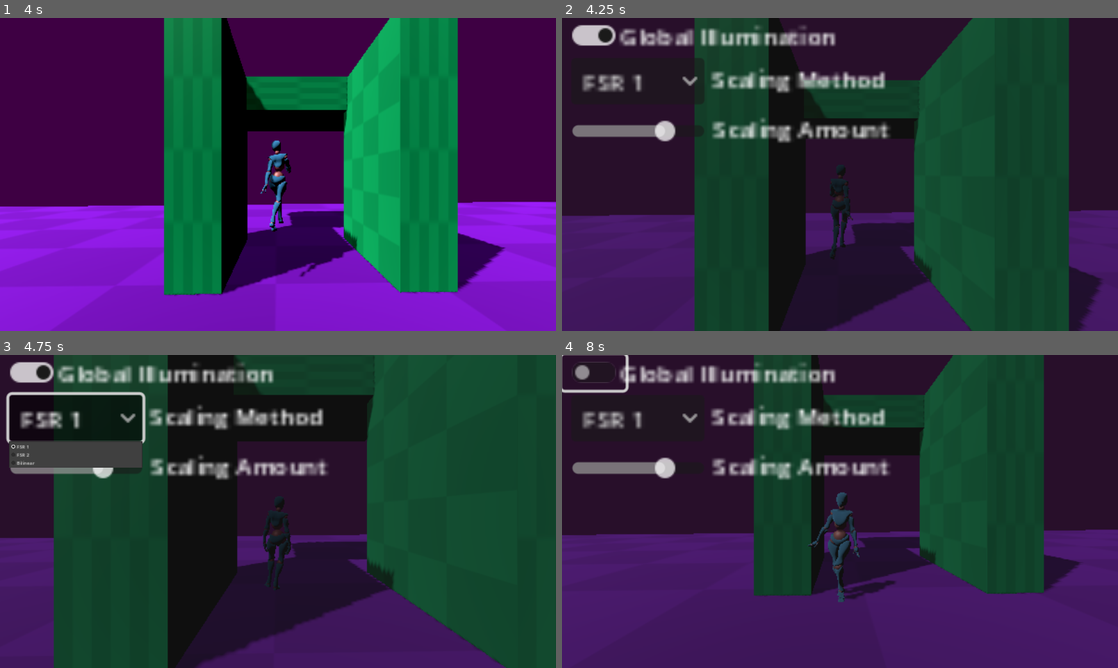
Above: before the commit, frames 1-4 (two rows, left to right).
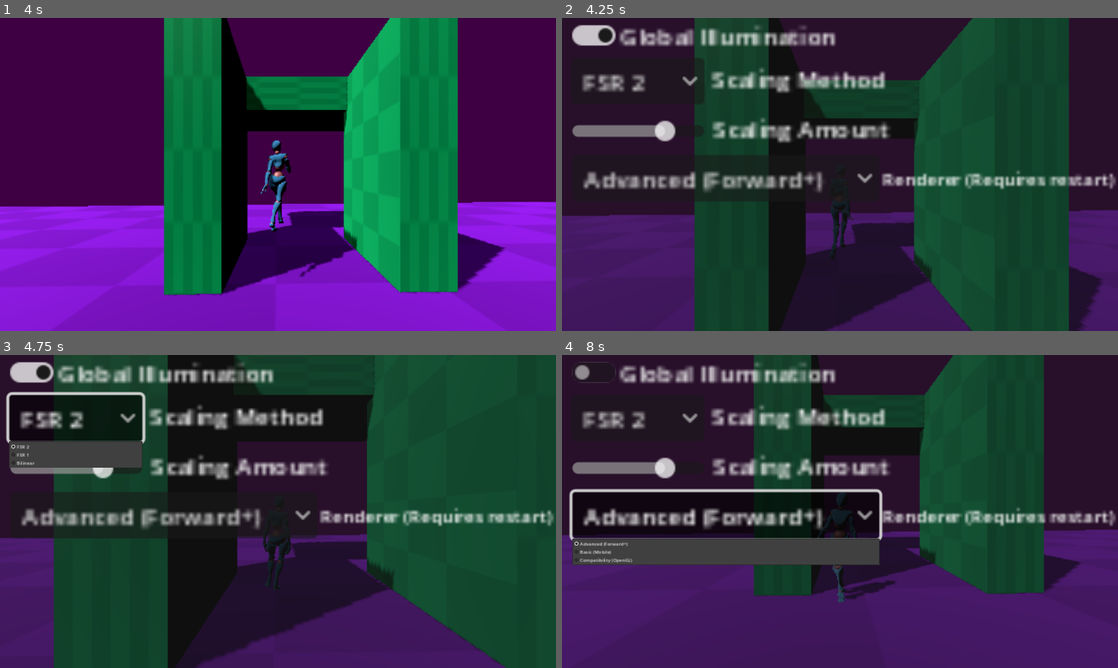
Above: after the commit, the same moments.

Repository: issacdowling/fmp-platformer
Game: Godot game, scene res://levels/Test/test_level_direct_rotation.tscn
Two runs of this game, one before a commit and one after it. Both use one fixed random seed, a clock stepped at 60 frames per second and the inputs below.
Inputs (mouse positions are in pixels of both pictures, inside the frame that each line leads up to):
- Up to frame 1 (4 s): tap Enter (ui_accept) at 0.5 s; move the mouse to (305, 174) at 0.52 s; hold W (forwards) from 0.53 s (still down); tap E (interact) at 0.6, 2.1, 3.6 s; tap Space (jump) at 0.77, 1.52, 3.02, 3.77 s; move the mouse to (250, 174) at 1.27 s; tap F at 1.35, 2.85 s; move the mouse to (289, 168) at 2.02 s; move the mouse to (272, 180) at 2.77 s; move the mouse to (316, 177) at 3.52 s
- Up to frame 2 (4.25 s): keep holding W (forwards); tap Escape (pause) at 4.15 s
- Up to frame 3 (4.75 s): release W (forwards) at 4.25 s; click "FSR 1" (after the commit: "FSR 2") at 4.25 s
- Up to frame 4 (8 s): click (723, 514) at 5 s, where only the run after the commit has a clickable "Advanced (Forward+)"; click "Global Illumination" at 5.75 s; tap Enter (ui_accept) at 6.5 s; move the mouse to (673, 464) at 6.52 s; hold A (left) 6.53-7.28 s; tap F at 6.6 s; tap Space (jump) at 6.77 s; move the mouse to (867, 511) at 7.27 s; hold S (backwards) from 7.28 s (still down); tap E (interact) at 7.35 s; click (867, 511) at 7.42 s

Frame 1 is identical in both runs. In frame 2, 3.4% of the frame differs, in the area x 3-100%, y 18-59%; in frame 3, 4.2%; in frame 4, 15%, in the area x 0-100%, y 0-68%.

Commit message:
Add ability to switch renderer (OpenGL or Vulkan Desktop/Mobile), fix swapped FSR1/2 menu options

Diff:
--- a/globals/menu/pause.gd
+++ b/globals/menu/pause.gd
@@ -1,20 +1,26 @@
 extends Control
 
-const GLOBAL_ILLUMINATION = "global_illumination"
-const SCALING_METHOD = "scaling_method"
-const SCALING_AMOUNT = "scaling_amount"
+const GLOBAL_ILLUMINATION: String = "global_illumination"
+const SCALING_METHOD: String = "scaling_method"
+const SCALING_AMOUNT: String = "scaling_amount"
+const RENDERER: String = "renderer"
 
-const SCALING_METHODS_FSR1 = "FSR 2"
-const SCALING_METHODS_FSR2 = "FSR 1"
-const SCALING_METHODS_BILINEAR = "Bilinear"
+const SCALING_METHODS_FSR2: String = "FSR 2"
+const SCALING_METHODS_FSR1: String = "FSR 1"
+const SCALING_METHODS_BILINEAR: String = "Bilinear"
+
+const RENDERER_ADVANCED: String = "Advanced (Forward+)"
+const RENDERER_BASIC: String = "Basic (Mobile)"
+const RENDERER_COMPATIBILITY: String = "Compatibility (OpenGL)"
 
 signal setting_changed
 
-@onready var SettingSetter: Node = $SettingSetter
+@onready var SettingSetter: Node = %SettingSetter
 
-@onready var GlobalIlluminationToggle: CheckButton = $GlobalIlluminationToggle
-@onready var ScalingOptionsDropdown: OptionButton = $ScalingOptions
-@onready var ScalingAmountSlider: HSlider = $ScalingAmount
+@onready var GlobalIlluminationToggle: CheckButton = %GlobalIlluminationToggle
+@onready var ScalingOptionsDropdown: OptionButton = %ScalingOptions
+@onready var ScalingAmountSlider: HSlider = %ScalingAmount
+@onready var RendererOptionsDropdown: OptionButton = %RendererOptions
 
 # Called when the node enters the scene tree for the first time.
 func _ready() -> void:
@@ -23,11 +29,17 @@
 	GlobalIlluminationToggle.toggled.connect(_on_global_illumination_toggle_toggled)
 	ScalingOptionsDropdown.item_selected.connect(_on_scaling_options_item_selected)
 	ScalingAmountSlider.value_changed.connect(_on_scaling_amount_value_changed)
+	RendererOptionsDropdown.item_selected.connect(_on_renderer_options_item_selected)
 
 	# Add all scaling options
 	ScalingOptionsDropdown.add_item(SCALING_METHODS_FSR2)
 	ScalingOptionsDropdown.add_item(SCALING_METHODS_FSR1)
 	ScalingOptionsDropdown.add_item(SCALING_METHODS_BILINEAR)
+
+	# Add all rendering options
+	RendererOptionsDropdown.add_item(RENDERER_ADVANCED)
+	RendererOptionsDropdown.add_item(RENDERER_BASIC)
+	RendererOptionsDropdown.add_item(RENDERER_COMPATIBILITY)
 
 # Called every frame. 'delta' is the elapsed time since the previous frame.
 func _process(_delta: float) -> void:
@@ -46,3 +58,6 @@
 
 func _on_scaling_amount_value_changed(value: float) -> void:
 	setting_changed.emit(SCALING_AMOUNT, value)
+
+func _on_renderer_options_item_selected(index: int) -> void:
+	setting_changed.emit(RENDERER, RendererOptionsDropdown.get_item_text(index))
--- a/globals/menu/pause.tscn
+++ b/globals/menu/pause.tscn
@@ -44,6 +44,7 @@
 grow_vertical = 2
 
 [node name="GlobalIlluminationToggle" type="CheckButton" parent="."]
+unique_name_in_owner = true
 z_index = 1
 z_as_relative = false
 layout_mode = 1
@@ -60,6 +61,7 @@
 text = "Global Illumination"
 
 [node name="ScalingOptions" type="OptionButton" parent="."]
+unique_name_in_owner = true
 layout_mode = 1
 offset_left = 32.0
 offset_top = 138.0
@@ -76,6 +78,7 @@
 text = "Scaling Method"
 
 [node name="ScalingAmount" type="HSlider" parent="."]
+unique_name_in_owner = true
 layout_mode = 1
 offset_left = 36.0
 offset_top = 310.0
@@ -94,4 +97,23 @@
 text = "Scaling Amount"
 
 [node name="SettingSetter" type="Node" parent="."]
+unique_name_in_owner = true
 script = ExtResource("2_eyl6y")
+
+[node name="RendererOptions" type="OptionButton" parent="."]
+unique_name_in_owner = true
+offset_left = 36.0
+offset_top = 473.0
+offset_right = 247.0
+offset_bottom = 504.0
+scale = Vector2(5, 5)
+
+[node name="Label" type="Label" parent="RendererOptions"]
+layout_mode = 1
+anchors_preset = -1
+offset_left = 213.8
+offset_top = 6.8
+offset_right = 592.8
+offset_bottom = 29.8
+scale = Vector2(0.753, 0.753)
+text = "Renderer (Requires restart)"
--- a/globals/menu/setting_setter.gd
+++ b/globals/menu/setting_setter.gd
@@ -3,10 +3,12 @@
 var current_settings: Dictionary = {}
 var json: JSON = JSON.new()
 const SETTINGS_FILE_PATH: String = "user://settings.json"
+const PROJECT_OVERRIDE_PATH: String = "user://project_overrides.cfg"
 
-@onready var GlobalIlluminationToggle: CheckButton = $"../GlobalIlluminationToggle"
-@onready var ScalingOptionsDropdown: OptionButton = $"../ScalingOptions"
-@onready var ScalingAmountSlider: HSlider = $"../ScalingAmount"
+@onready var GlobalIlluminationToggle: CheckButton = %GlobalIlluminationToggle
+@onready var ScalingOptionsDropdown: OptionButton = %ScalingOptions
+@onready var ScalingAmountSlider: HSlider = %ScalingAmount
+@onready var RendererOptionsDropdown: OptionButton = %RendererOptions
 # Called when the node enters the scene tree for the first time.
 func _ready() -> void:
 	await Pause.ready # Ensure all setting things are prepared before changing.
@@ -30,22 +32,13 @@
 		# Emitting using another node's emitter rather than using this function directly because other nodes
 		# need to be aware of these changes
 		Pause.setting_changed.emit(setting, current_settings[setting])
-		match setting:
-			Pause.GLOBAL_ILLUMINATION:
-				GlobalIlluminationToggle.button_pressed = bool(current_settings[setting])
-			Pause.SCALING_METHOD:
-				for index in range(ScalingOptionsDropdown.item_count):
-					if ScalingOptionsDropdown.get_item_text(index) == current_settings[setting]:
-						ScalingOptionsDropdown.select(index)
-				#ScalingOptionsDropdown.select(int(current_settings[setting])) #FIX ME LATER!!!
-			Pause.SCALING_AMOUNT:
-				ScalingAmountSlider.value = float(current_settings[setting])
 
 # warnings-disable
 func _change_setting(setting: String, value: Variant) -> void:
 	current_settings[setting] = value
 	var settings_file: FileAccess = FileAccess.open(SETTINGS_FILE_PATH, FileAccess.WRITE)
 	settings_file.store_string(JSON.stringify(current_settings))
+	settings_file.close()
 
 	print(setting, " set to ", value)
 	match setting:
@@ -61,5 +54,51 @@
 					get_viewport().set_scaling_3d_mode(Viewport.SCALING_3D_MODE_BILINEAR)
 		Pause.SCALING_AMOUNT:
 			get_viewport().set_scaling_3d_scale(value as float)
+		Pause.RENDERER:
+			var config_override: ConfigFile = ConfigFile.new()
+			if value != Pause.RENDERER_ADVANCED:
+				# If the renderer doesn't support these features, but they're on, alert the user and disable them.
+				if (current_settings[Pause.GLOBAL_ILLUMINATION] == true || current_settings[Pause.SCALING_METHOD] != Pause.SCALING_METHODS_BILINEAR):
+					Toast.make_timed_toast("Non-advanced renderers don't support FSR or Global Illumination.", 7)
+					Pause.setting_changed.emit(Pause.SCALING_METHOD, Pause.SCALING_METHODS_BILINEAR)
+					Pause.setting_changed.emit(Pause.GLOBAL_ILLUMINATION, false)
 
+				GlobalIlluminationToggle.disabled = true
+				ScalingOptionsDropdown.disabled = true
+			else:
+				GlobalIlluminationToggle.disabled = false
+				ScalingOptionsDropdown.disabled = false
+
+			config_override.load(PROJECT_OVERRIDE_PATH)
+
+			var selected_renderer: String = "gl_compatibility" # If somehow this fails, fall back on the most basic option.
+			match value:
+				Pause.RENDERER_ADVANCED:
+					selected_renderer = "forward_plus"
+				Pause.RENDERER_BASIC:
+					selected_renderer = "mobile"
+				Pause.RENDERER_COMPATIBILITY:
+					selected_renderer = "gl_compatibility"
+			# Need both, since mobile will be applied if on mobile, and regular on desktop
+			config_override.set_value("rendering", "renderer/rendering_method.mobile", selected_renderer)
+			config_override.set_value("rendering", "renderer/rendering_method", selected_renderer)
+
+			config_override.save(PROJECT_OVERRIDE_PATH)
+
+	# Although changing these through the UI makes the UI match the settings,
+	# changes done otherwise do not affect the UI by default, so I make sure they do.
+	match setting:
+		Pause.GLOBAL_ILLUMINATION:
+			GlobalIlluminationToggle.button_pressed = bool(current_settings[setting])
+		Pause.SCALING_METHOD:
+			for index in range(ScalingOptionsDropdown.item_count):
+				if ScalingOptionsDropdown.get_item_text(index) == current_settings[setting]:
+					ScalingOptionsDropdown.select(index)
+			#ScalingOptionsDropdown.select(int(current_settings[setting])) #FIX ME LATER!!!
+		Pause.SCALING_AMOUNT:
+			ScalingAmountSlider.value = float(current_settings[setting])
+		Pause.RENDERER:
+			for index in range(RendererOptionsDropdown.item_count):
+				if RendererOptionsDropdown.get_item_text(index) == current_settings[setting]:
+					RendererOptionsDropdown.select(index)
 	print(current_settings)
--- a/globals/toast/toast.tscn
+++ b/globals/toast/toast.tscn
@@ -111,6 +111,11 @@
 offset_top = -23.0
 grow_horizontal = 2
 grow_vertical = 0
+theme_override_font_sizes/bold_italics_font_size = 48
+theme_override_font_sizes/italics_font_size = 48
+theme_override_font_sizes/mono_font_size = 48
+theme_override_font_sizes/normal_font_size = 48
+theme_override_font_sizes/bold_font_size = 48
 bbcode_enabled = true
 text = "[center]Test[/center]"
 fit_content = true
@@ -131,7 +136,7 @@
 anchor_right = 0.5
 anchor_bottom = 1.0
 offset_left = -1920.0
-offset_top = -23.0
+offset_top = -67.0
 offset_right = 1920.0
 grow_horizontal = 2
 grow_vertical = 0
--- a/project.godot
+++ b/project.godot
@@ -12,6 +12,7 @@
 
 config/name="fmp-platformer"
 run/main_scene="res://levels/Test/test_level_direct_rotation.tscn"
+config/project_settings_override="user://project_overrides.cfg"
 config/features=PackedStringArray("4.3", "GL Compatibility")
 config/icon="res://icon.svg"
 
